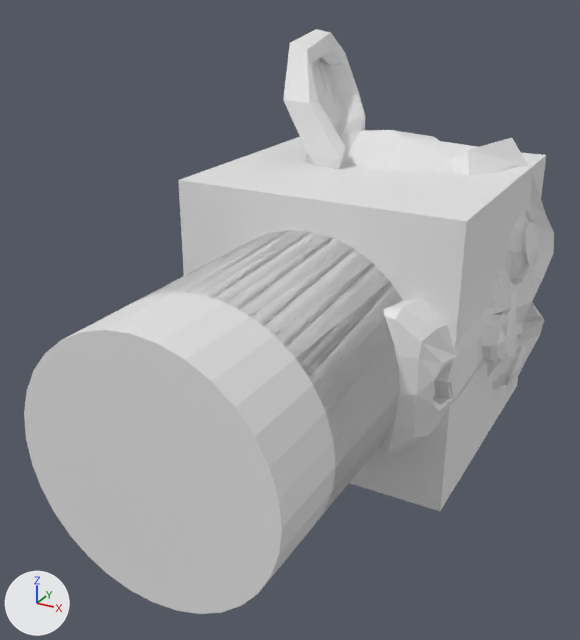
The Blender file assets/arm.blend as it was, and as the next commit left it.
Camera for both pictures: a 50 mm camera at (0.284, -0.675, 0.293) aimed at (-0.031, -0.102, 0.007). Every picture has the same lights, and +X, +Y and +Z are marked at lower left.

The scene before the commit, as lines of its bpy script (objects in view):
```python
me_base = bpy.data.meshes.new('base')
me_base.from_pydata(...)  # a box spanning x -0.127..0.127, y -0.127..0.127, z -0.127..0.127
me_link0 = bpy.data.meshes.new('link0')
me_link0.from_pydata(...)  # a 32-sided cylinder along y spanning x -0.1..0.1, y -0.28..0.0, z -0.1..0.1
me_monkey = bpy.data.meshes.new('monkey')
me_monkey.from_pydata(...)  # 507 vertices, 500 faces; spans x -0.149..0.149, y -0.172..0.172, z -0.239..0.239
ob_base = bpy.data.objects.new('base', me_base)
ob_base.location = (0.0, 0.0, 0.0)
ob_link0 = bpy.data.objects.new('link0', me_link0)
ob_link0.location = (0.0, 0.0, 0.0)
ob_monkey = bpy.data.objects.new('monkey', me_monkey)
ob_monkey.location = (0.0, 0.0, 0.0)
# also in view: 'link1' at (0.0, -0.175, 0.0)
```
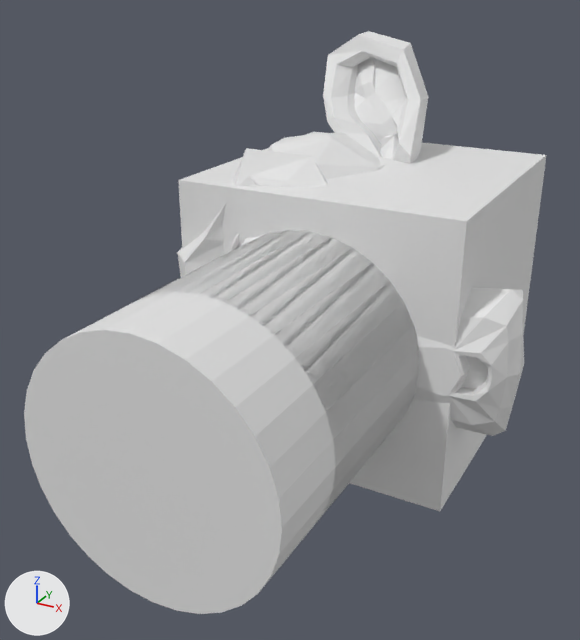
What differs and where, as boxes (x1, y1, x2, y2) in the pictures (580 x 640 px):
'monkey', turned
    before: (283, 29, 554, 455)
    after: (177, 31, 524, 436)

The change, as a diff of the scene's bpy script:
```diff
--- a/assets/arm.blend.py
+++ b/assets/arm.blend.py
@@ ob_monkey @@
 ob_monkey.location = (0.0, 0.0, 0.0)
+ob_monkey.rotation_euler = (0.0, 15.74, 1.571)  # degrees (0, 182, 90)
```
